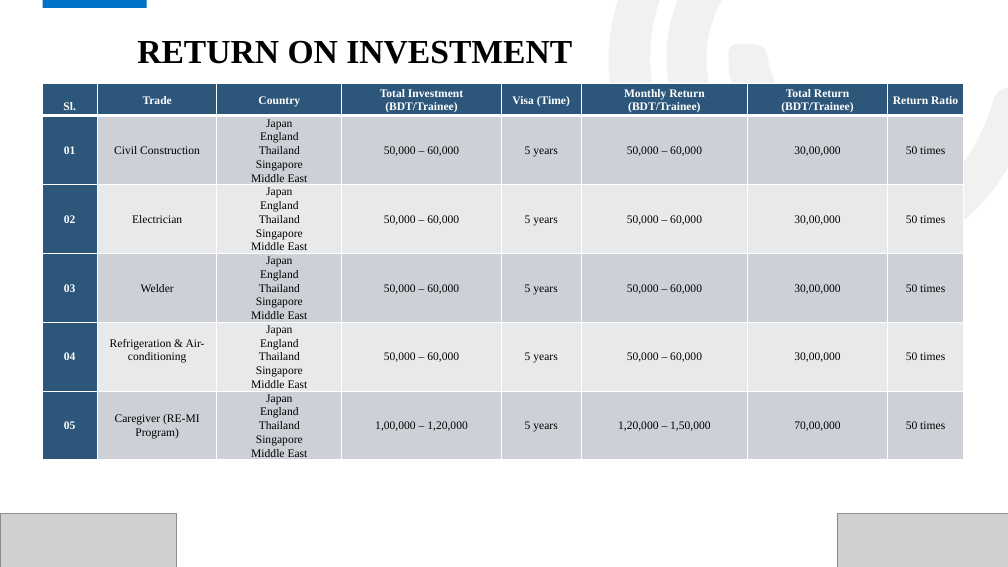
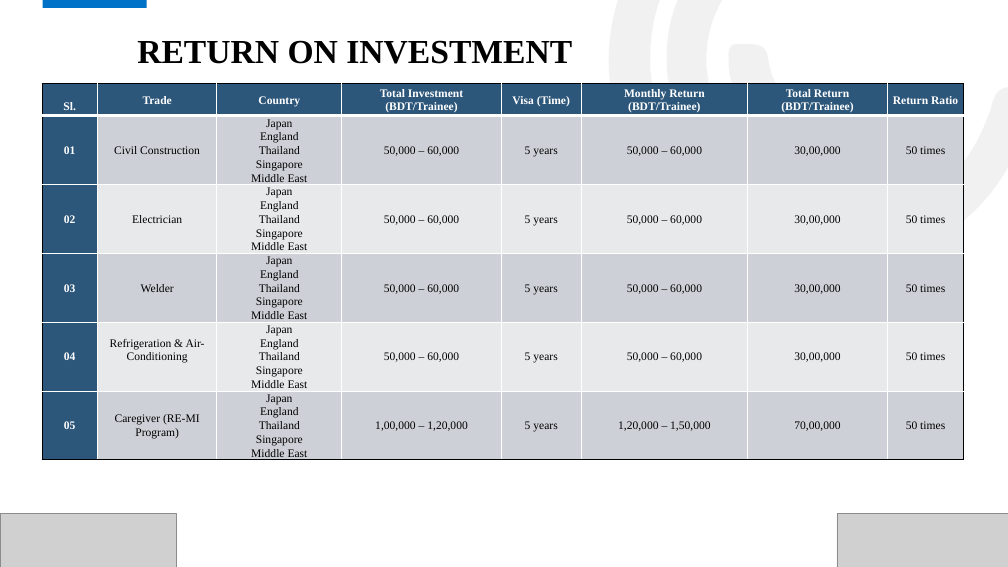
Before and after one commit to Shuvoneel/SRCL, a slide deck: slide 17 of SEIP/SEIP_BAIRA.pptx. Drawn at 1008x567 pixels with LibreOffice and Linux fonts; fonts in the diff are those of the drawing; grey boxes stand for pictures; background and template pictures are left out. Boxes give left, top, right and bottom in pixels: in the first picture for what was removed or moved away, otherwise in the second. Text is boxed around its words. In the diff, an @@ line names an element or a change of style, - is before the commit and + after.

```diff
--- a/SEIP/SEIP_BAIRA.pptx
+++ b/SEIP/SEIP_BAIRA.pptx
@@ table at [42,84,964,482] @@
-row 5, column 2: Refrigeration & Air-conditioning
+row 5, column 2: Refrigeration & Air-Conditioning
@@ borders changed @@
```
Also in this commit, not shown: 16 other slides changed, 38 other files.
